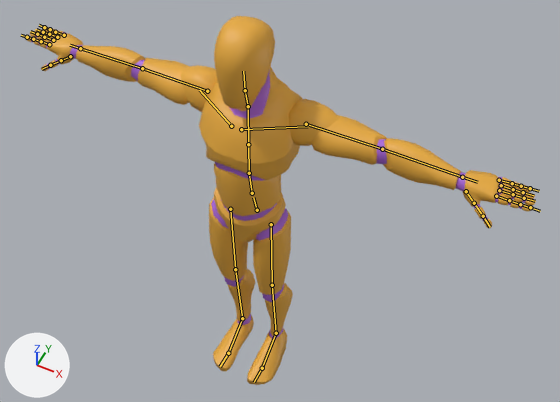
One commit to the glTF model models/extra/pop.glb: the scene before it, then after it.
The view is the same before and after, from a 50 mm camera at (0.98, -1.71, 3.23) aimed at (0.08, 0.09, 0.97). The lights are fixed; the arrows at lower left show +X, +Y and +Z. The picture after the commit comes second. The bones that change, and the others that lie on the model, are drawn over the model as lines.

Objects in the first picture: 'Mannequin'.
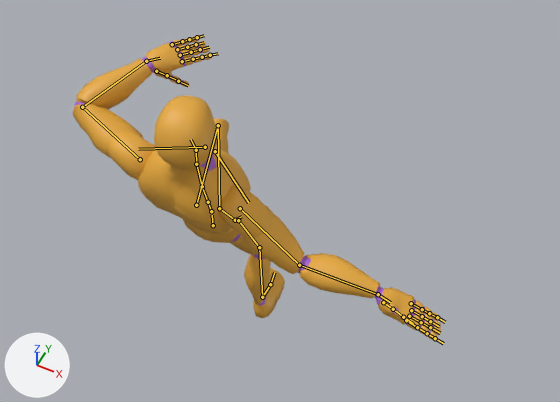
The newer file adds an action. The first version stands in its rest pose; the second is drawn at frame 7 of the action 'Sword_Regular_C'.

Changed parts and their boxes [x1, y1, x2, y2] in the pictures (560 x 402 px):
'Mannequin', posed (28% narrower, 17% shorter): before [25, 16, 536, 385]; after [73, 36, 441, 341]
bone 'pelvis', root to tip: before (257, 210) to (253, 197); after (213, 225) to (212, 215)
bone 'spine_02', root to tip: before (249, 173) to (248, 144); after (208, 202) to (202, 186)
bone 'spine_03', root to tip: before (248, 144) to (248, 108); after (202, 186) to (197, 165)
bone 'neck_01', root to tip: before (248, 106) to (245, 90); after (196, 164) to (196, 150)
bone 'Head', root to tip: before (245, 90) to (243, 71); after (196, 150) to (191, 139)
bone 'upperarm_l', root to tip: before (306, 124) to (382, 149); after (140, 159) to (82, 107)
bone 'lowerarm_l', root to tip: before (382, 149) to (462, 177); after (82, 107) to (146, 61)
bone 'hand_l', root to tip: before (462, 177) to (477, 182); after (146, 61) to (160, 58)
bone 'upperarm_r', root to tip: before (207, 91) to (142, 68); after (240, 208) to (299, 265)
bone 'lowerarm_r', root to tip: before (142, 68) to (80, 48); after (299, 265) to (378, 294)
bone 'hand_r', root to tip: before (80, 48) to (70, 45); after (378, 294) to (390, 302)
bone 'thigh_l', root to tip: before (271, 224) to (272, 285); after (196, 205) to (218, 125)
bone 'calf_l', root to tip: before (272, 285) to (276, 333); after (218, 125) to (219, 208)
bone 'foot_l', root to tip: before (276, 333) to (262, 368); after (219, 208) to (235, 220)
bone 'thigh_r', root to tip: before (230, 209) to (235, 269); after (238, 220) to (259, 247)
bone 'calf_r', root to tip: before (235, 269) to (242, 318); after (259, 247) to (262, 297)
bone 'foot_r', root to tip: before (242, 318) to (228, 353); after (262, 297) to (270, 284)

Diff of the bpy script that builds the scene:
```diff
--- a/models/extra/pop.glb.py
+++ b/models/extra/pop.glb.py
@@ bone_pelvis @@
 bone_pelvis = bpy.data.objects['Armature'].pose.bones['pelvis']  # child of 'root'
-bone_pelvis.location = (0.0, 0.0, 0.0)
-bone_pelvis.rotation_quaternion = (1.0, 0.0, 0.0, 0.0)  # degrees (0, 0, 0)
+bone_pelvis.location = (-0.136, -0.012, 0.122)
+bone_pelvis.rotation_quaternion = (-0.041, 0.081, 0.994, 0.008)  # degrees (-1, -175, -9)
@@ bone_spine_02 @@
 bone_spine_02 = bpy.data.objects['Armature'].pose.bones['spine_02']  # child of 'spine_01'
-bone_spine_02.rotation_quaternion = (1.0, 0.0, 0.0, 0.0)  # degrees (0, 0, 0)
+bone_spine_02.rotation_quaternion = (0.988, 0.101, -0.108, -0.049)  # degrees (12, -12, -7)
@@ bone_spine_03 @@
 bone_spine_03 = bpy.data.objects['Armature'].pose.bones['spine_03']  # child of 'spine_02'
-bone_spine_03.rotation_quaternion = (1.0, 0.0, 0.0, 0.0)  # degrees (0, 0, 0)
+bone_spine_03.rotation_quaternion = (0.998, 0.032, 0.052, 0.013)  # degrees (4, 6, 2)
@@ bone_neck_01 @@
 bone_neck_01 = bpy.data.objects['Armature'].pose.bones['neck_01']  # child of 'spine_03'
-bone_neck_01.rotation_quaternion = (1.0, 0.0, 0.0, 0.0)  # degrees (0, 0, 0)
+bone_neck_01.rotation_quaternion = (0.997, -0.047, -0.064, 0.013)  # degrees (-5, -7, 2)
@@ bone_head @@
 bone_head = bpy.data.objects['Armature'].pose.bones['Head']  # child of 'neck_01'
-bone_head.rotation_quaternion = (1.0, 0.0, 0.0, 0.0)  # degrees (0, 0, 0)
+bone_head.rotation_quaternion = (0.974, -0.046, 0.217, -0.01)  # degrees (-6, 25, -3)
@@ bone_upperarm_l @@
 bone_upperarm_l = bpy.data.objects['Armature'].pose.bones['upperarm_l']  # child of 'clavicle_l'
-bone_upperarm_l.rotation_quaternion = (1.0, 0.0, 0.0, 0.0)  # degrees (0, 0, 0)
+bone_upperarm_l.rotation_quaternion = (0.99, 0.125, 0.0, 0.07)  # degrees (14, -1, 8)
@@ bone_lowerarm_l @@
 bone_lowerarm_l = bpy.data.objects['Armature'].pose.bones['lowerarm_l']  # child of 'upperarm_l'
-bone_lowerarm_l.rotation_quaternion = (1.0, 0.0, 0.0, 0.0)  # degrees (0, 0, 0)
+bone_lowerarm_l.rotation_quaternion = (0.675, 0.736, -0.028, 0.044)  # degrees (95, -6, 1)
@@ bone_hand_l @@
 bone_hand_l = bpy.data.objects['Armature'].pose.bones['hand_l']  # child of 'lowerarm_l'
-bone_hand_l.rotation_quaternion = (1.0, 0.0, 0.0, 0.0)  # degrees (0, 0, 0)
+bone_hand_l.rotation_quaternion = (0.98, 0.181, 0.028, -0.079)  # degrees (21, 5, -8)
@@ bone_upperarm_r @@
 bone_upperarm_r = bpy.data.objects['Armature'].pose.bones['upperarm_r']  # child of 'clavicle_r'
-bone_upperarm_r.rotation_quaternion = (1.0, 0.0, 0.0, 0.0)  # degrees (0, 0, 0)
+bone_upperarm_r.rotation_quaternion = (0.968, -0.06, 0.0, 0.243)  # degrees (-7, 2, 28)
@@ bone_lowerarm_r @@
 bone_lowerarm_r = bpy.data.objects['Armature'].pose.bones['lowerarm_r']  # child of 'upperarm_r'
-bone_lowerarm_r.rotation_quaternion = (1.0, 0.0, 0.0, 0.0)  # degrees (0, 0, 0)
+bone_lowerarm_r.rotation_quaternion = (0.712, 0.233, 0.657, -0.083)  # degrees (83, 77, 57)
@@ bone_hand_r @@
 bone_hand_r = bpy.data.objects['Armature'].pose.bones['hand_r']  # child of 'lowerarm_r'
-bone_hand_r.rotation_quaternion = (1.0, 0.0, 0.0, 0.0)  # degrees (0, 0, 0)
+bone_hand_r.rotation_quaternion = (0.792, 0.035, 0.603, -0.087)  # degrees (-10, 74, -20)
@@ bone_thigh_l @@
 bone_thigh_l = bpy.data.objects['Armature'].pose.bones['thigh_l']  # child of 'pelvis'
-bone_thigh_l.rotation_quaternion = (1.0, 0.0, 0.0, 0.0)  # degrees (0, 0, 0)
+bone_thigh_l.rotation_quaternion = (-0.825, 0.553, 0.0, 0.113)  # degrees (-67, -7, -11)
@@ bone_calf_l @@
 bone_calf_l = bpy.data.objects['Armature'].pose.bones['calf_l']  # child of 'thigh_l'
-bone_calf_l.rotation_quaternion = (1.0, 0.0, 0.0, 0.0)  # degrees (0, 0, 0)
+bone_calf_l.rotation_quaternion = (0.577, 0.807, -0.064, 0.104)  # degrees (109, -14, 1)
@@ bone_foot_l @@
 bone_foot_l = bpy.data.objects['Armature'].pose.bones['foot_l']  # child of 'calf_l'
-bone_foot_l.rotation_quaternion = (1.0, 0.0, 0.0, 0.0)  # degrees (0, 0, 0)
+bone_foot_l.rotation_quaternion = (0.961, 0.23, -0.077, 0.13)  # degrees (26, -12, 13)
@@ bone_thigh_r @@
 bone_thigh_r = bpy.data.objects['Armature'].pose.bones['thigh_r']  # child of 'pelvis'
-bone_thigh_r.rotation_quaternion = (1.0, 0.0, 0.0, 0.0)  # degrees (0, 0, 0)
+bone_thigh_r.rotation_quaternion = (0.995, 0.042, 0.0, 0.084)  # degrees (5, 0, 10)
@@ bone_calf_r @@
 bone_calf_r = bpy.data.objects['Armature'].pose.bones['calf_r']  # child of 'thigh_r'
-bone_calf_r.rotation_quaternion = (1.0, 0.0, 0.0, 0.0)  # degrees (0, 0, 0)
+bone_calf_r.rotation_quaternion = (0.988, 0.141, 0.05, -0.011)  # degrees (16, 6, 0)
@@ bone_foot_r @@
 bone_foot_r = bpy.data.objects['Armature'].pose.bones['foot_r']  # child of 'calf_r'
-bone_foot_r.rotation_quaternion = (1.0, 0.0, 0.0, 0.0)  # degrees (0, 0, 0)
+bone_foot_r.rotation_quaternion = (0.985, 0.094, -0.083, -0.108)  # degrees (12, -8, -13)
```
